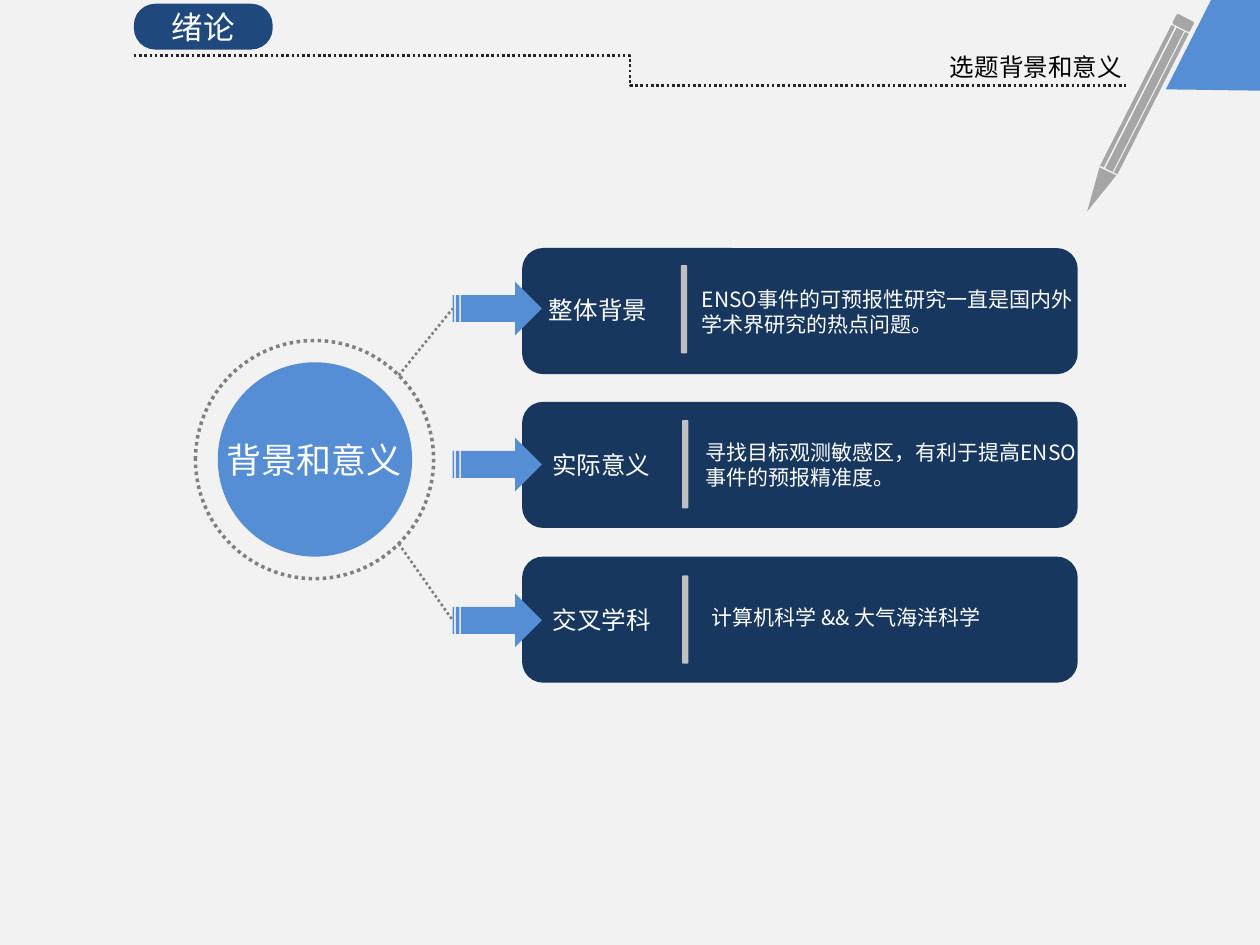
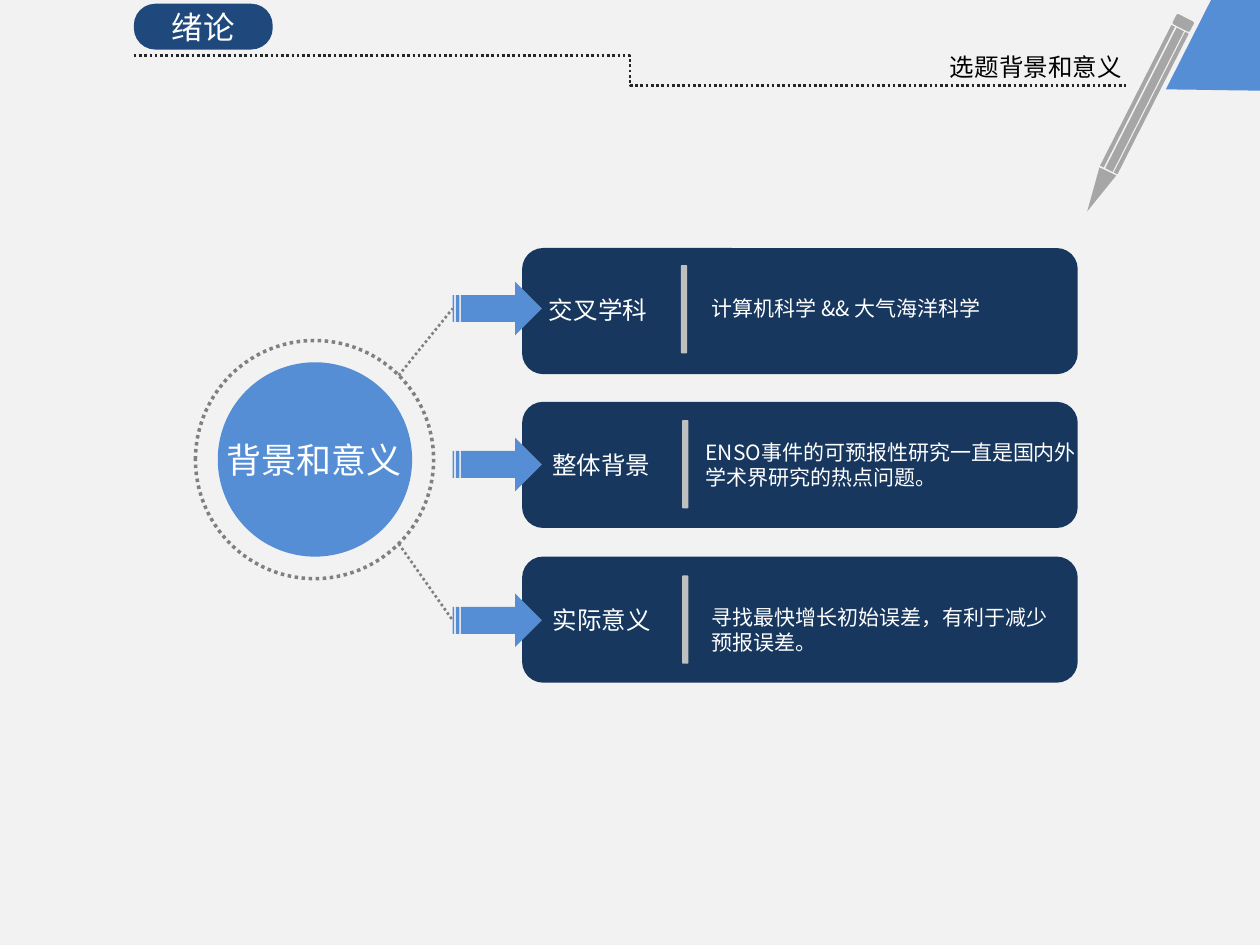
Before and after one commit to KrisCheng/GraduationDesign, a slide deck: slide 4 of FinalPaper/毕业答辩.pptx. Drawn at 1260x945 pixels with LibreOffice and Linux fonts; fonts in the diff are those of the drawing. Boxes give left, top, right and bottom in pixels: in the first picture for what was removed or moved away, otherwise in the second. Text is boxed around its words. In the diff, an @@ line names an element or a change of style, - is before the commit and + after.

```diff
--- a/FinalPaper/毕业答辩.pptx
+++ b/FinalPaper/毕业答辩.pptx
@@ text at bbox=[549, 298, 647, 321]: text changed @@
-整体背景
+交叉学科
@@ text "计算机科学 && 大气海洋科学": place and size @@
-text "计算机科学 && 大气海洋科学" at bbox=[712, 607, 981, 627]
+text "计算机科学 && 大气海洋科学" at bbox=[712, 298, 981, 318]
@@ text removed at bbox=[702, 289, 1072, 334] @@
-ENSO事件的可预报性研究一直是国内外
-学术界研究的热点问题。
@@ text at bbox=[706, 442, 1076, 487]: text changed @@
-寻找目标观测敏感区，有利于提高ENSO
-事件的预报精准度。
+ENSO事件的可预报性研究一直是国内外
+学术界研究的热点问题。
@@ text at bbox=[552, 453, 650, 476]: text changed @@
-实际意义
+整体背景
@@ text at bbox=[553, 608, 651, 631]: text changed @@
-交叉学科
+实际意义
@@ text added at bbox=[712, 607, 1048, 652], 12 pt, text #FFFFFF @@
+寻找最快增长初始误差，有利于减少
+预报误差。
```
Also in this commit, not shown: 6 other slides changed, 1 slide added, 3 slides removed, 2 other files.
